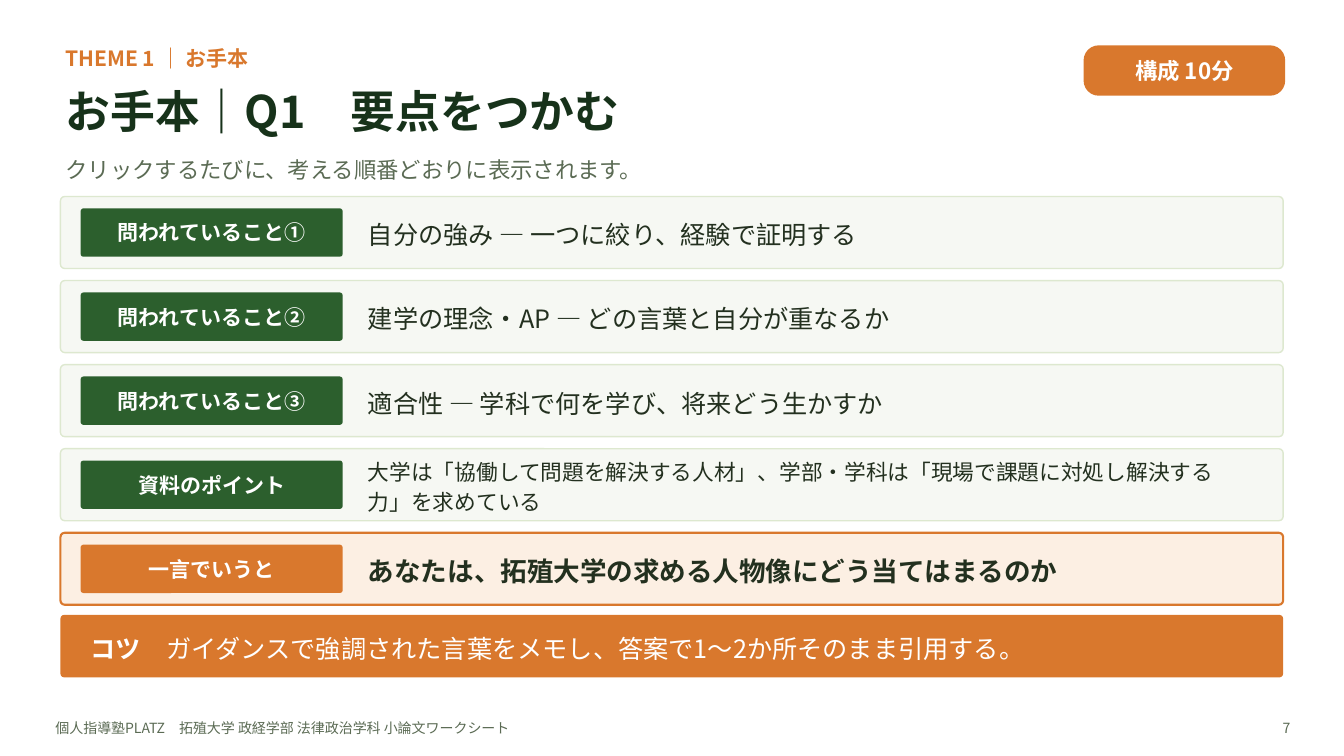
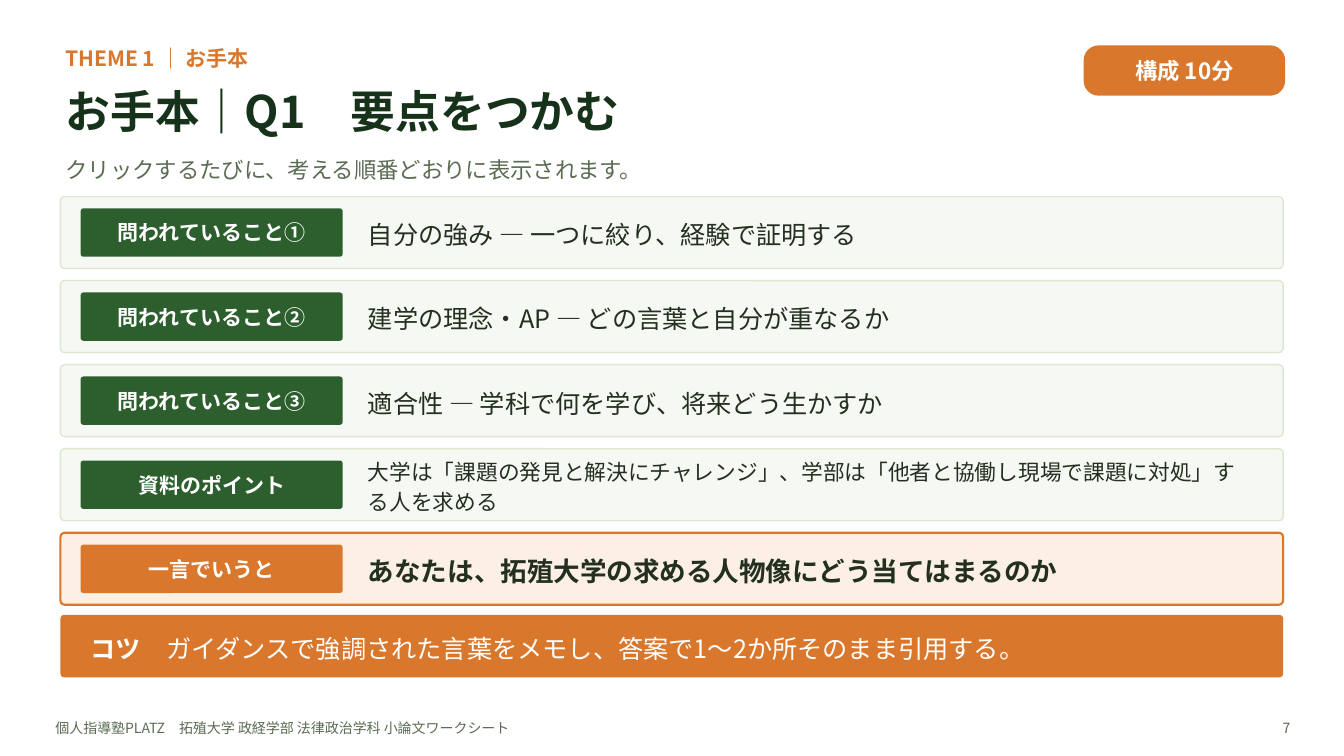
Before and after one commit to platzgod/PLATZAI-, a slide deck: slide 7 of 小論文添削（ショー）/ワークシート/拓殖大学_政経学部法律政治学科/拓殖大学_政経学部法律政治学科_小論文ワークシート.pptx. Drawn at 1344x756 pixels with LibreOffice and Linux fonts; fonts in the diff are those of the drawing. Boxes give left, top, right and bottom in pixels: in the first picture for what was removed or moved away, otherwise in the second. Text is boxed around its words. In the diff, an @@ line names an element or a change of style, - is before the commit and + after.

```diff
--- a/小論文添削（ショー）/ワークシート/拓殖大学_政経学部法律政治学科/拓殖大学_政経学部法律政治学科_小論文ワークシート.pptx
+++ b/小論文添削（ショー）/ワークシート/拓殖大学_政経学部法律政治学科/拓殖大学_政経学部法律政治学科_小論文ワークシート.pptx
@@ text at (368,461,1235,512): text changed @@
-大学は「協働して問題を解決する人材」、学部・学科は「現場で課題に対処し解決する力」を求めている
+大学は「課題の発見と解決にチャレンジ」、学部は「他者と協働し現場で課題に対処」する人を求める
```
Also in this commit, not shown: 11 other slides changed, 6 other files.
